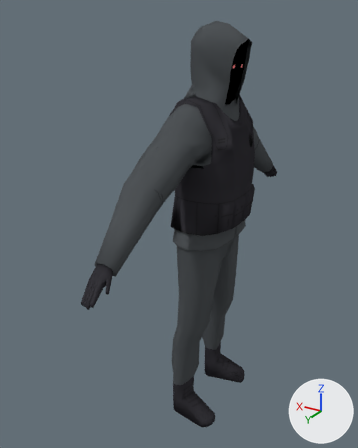
One commit to the Blender file SourceAssets/Characters/HiddenHand/Soldier/Animations/HH_Soldier_Walk_Anim.blend: the scene before it, then after it.
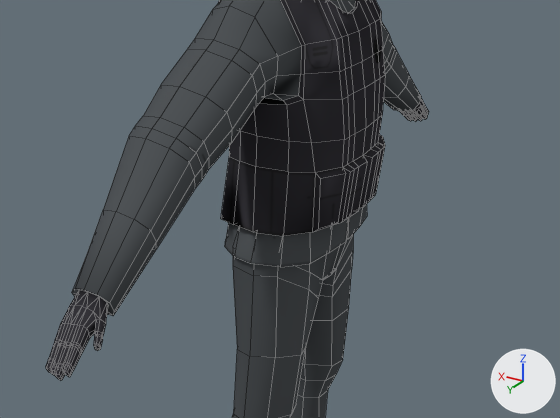
Each version is shown whole from a 50 mm lens placed at (-1.063, 2.047, 2.048), pointed at (0.125, 0.067, 1.058), then close up on the part from 16% to 96% of the width and 26% to 73% of the height. Arrows for +X, +Y and +Z are at lower right; the lights stay in place. The last two pictures show the newer version. The close-ups show mesh edges as thin lines. The same objects are shown in both versions, whatever each file hides.

Before the edit, the objects in view are built like this:
```python
me_cylinder = bpy.data.meshes.new('Cylinder')
me_cylinder.from_pydata(...)  # 1226 vertices, 1236 faces; spans x -0.21..0.15, y -0.92..0.92, z 0.0..2.01
# faces by material slot: [77, 368, 611, 180]
me_cylinder.materials.append(mat_head)  # picture img_hiddenhand_solider1_head
me_cylinder.materials.append(mat_body)  # picture img_hiddenhand_soldier1_body
me_cylinder.materials.append(mat_boots)  # picture img_handboots
me_cylinder.materials.append(mat_material_001)  # picture img_hiddenhand_bodyarmor
ob_mesh = bpy.data.objects.new('Mesh', me_cylinder)
ob_mesh.location = (0.0, 0.0, 0.0)
```
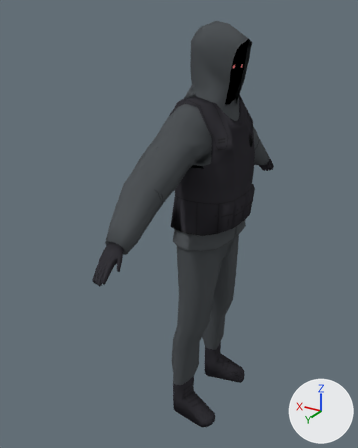
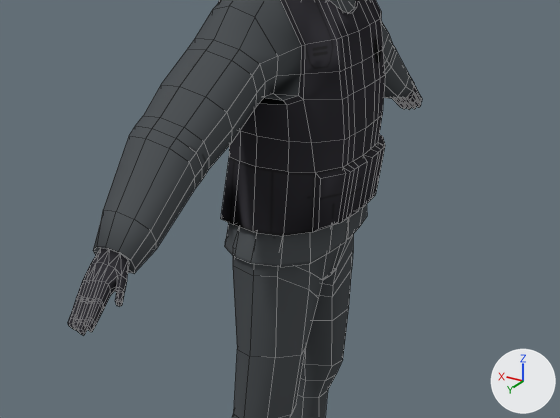
Where the change shows, as pixel boxes [x1, y1, x2, y2] in the close-ups (560 x 418 px; the box of a moved part takes in the faces that stretch with it):
'Mesh', reshaped: before [46, 0, 429, 418]; after [68, 0, 422, 418]
part 1 of me_cylinder, moved or reshaped: before [46, 210, 156, 380]; after [68, 210, 156, 335]
part 2 of me_cylinder, moved or reshaped: before [383, 75, 429, 121]; after [388, 75, 422, 109]

The edits, one by one:
me_cylinder is used by ob_mesh; location (0.0, 0.0, 0.0).
me_cylinder had 1226 vertices, 1236 faces and spanned x -0.21..0.15, y -0.92..0.92, z 0.0..2.01.
me_cylinder now has 1226 vertices, 1236 faces and spans x -0.21..0.15, y -0.85..0.85, z 0.0..2.01.
me_cylinder part 1: all 306 vertices in x -0.05..0.06, y 0.77..0.92, z 1.06..1.2 are moved by (0.0, -0.07, 0.06).
me_cylinder part 2: all 241 vertices in x -0.05..0.06, y -0.92..-0.77, z 1.06..1.2 are moved by (0.0, 0.07, 0.06).
